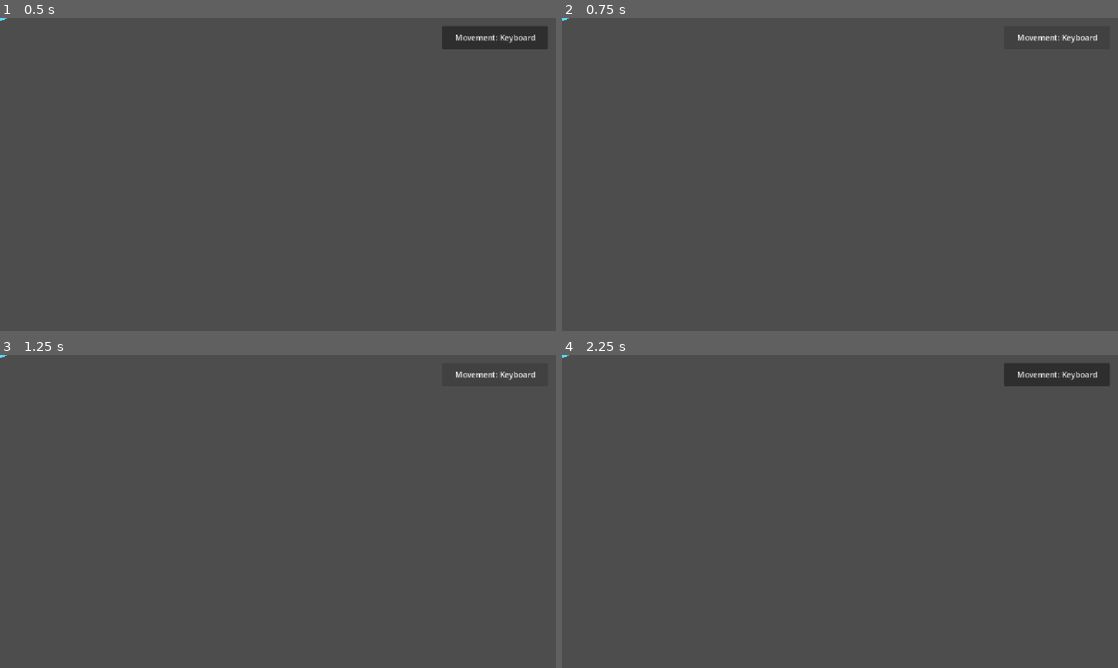
Above: before the commit, frames 1-4 (two rows, left to right).
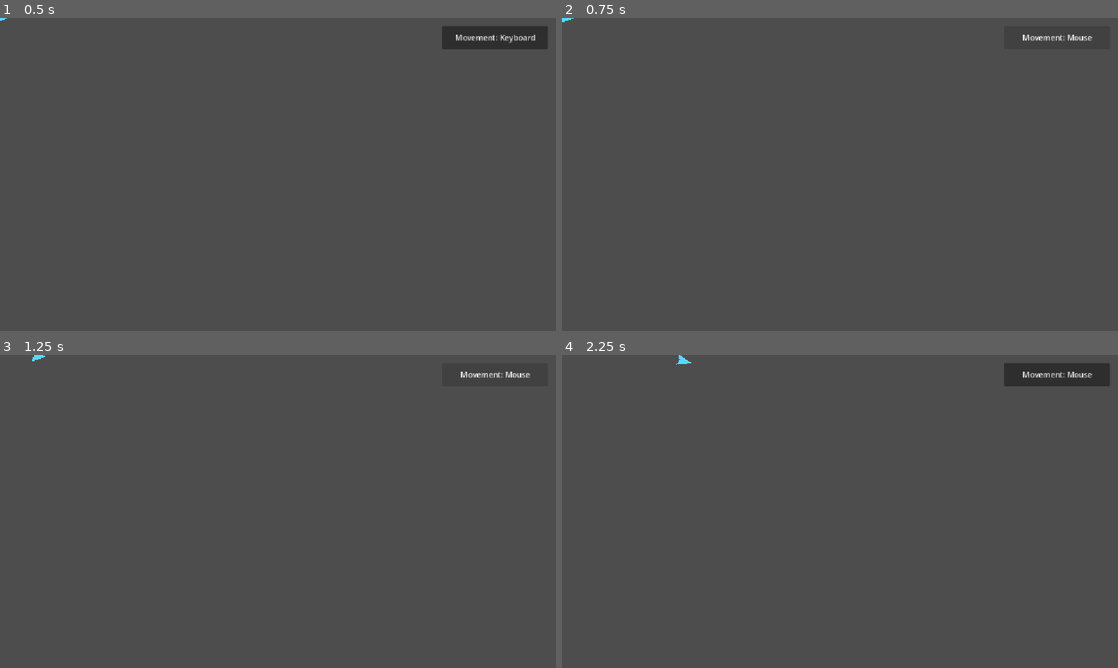
Above: after the commit, the same moments.

Repository: Bbran4/SpaceDelivery
Game: Godot game, scene res://scenes/player/player_ship.tscn
The game is run twice, just before and just after one commit, with the same random seed, the same clock (stepped at 60 frames per second) and the same inputs. The project has no main scene, so this scene is started directly.
Inputs (mouse positions are in pixels of both pictures, inside the frame that each line leads up to):
- Up to frame 1 (0.5 s): no input
- Up to frame 2 (0.75 s): click "Movement: Keyboard" at 0.5 s
- Up to frame 3 (1.25 s): no input
- Up to frame 4 (2.25 s): click "Movement: Keyboard" (after the commit: "Movement: Mouse") at 1.25 s; tap Enter at 2 s; move the mouse to (962, 495) at 2.02 s; hold D (right) from 2.03 s (still down)

Frame 1 is identical in both runs. In frame 2, 0.2% of the frame differs, in the area x 0-97%, y 0-8%; in frame 3, 0.2%; in frame 4, 0.2%.
Error before the commit: Parse Error: Too many arguments for "set_movement_input()" call. Expected at most 2 but received 3. (res://scripts/player_controller.gd:93)

Commit message:
Support boosted turn rate for mouse steering

Diff:
--- a/scripts/ship.gd
+++ b/scripts/ship.gd
@@ -49,6 +49,7 @@
 
 var _movement_input: Vector2 = Vector2.ZERO
 var _turn_input: float = 0.0
+var _turn_rate_multiplier: float = 1.0
 var _time_since_last_hit: float = 999999.0
 
 
@@ -71,25 +72,30 @@
 	move_and_slide()
 
 
-## Called by a player or enemy controller. Movement input is a direction
-## vector; turn input ranges from -1.0 (left) to 1.0 (right).
-func set_movement_input(direction: Vector2, turn: float = 0.0) -> void:
+## Called by a controller. Movement is a world-space direction vector;
+## turn ranges from -1.0 (left) to 1.0 (right).
+func set_movement_input(
+	direction: Vector2,
+	turn: float = 0.0,
+	turn_rate_multiplier: float = 1.0
+) -> void:
 	_movement_input = direction.limit_length(1.0)
 	_turn_input = clampf(turn, -1.0, 1.0)
+	_turn_rate_multiplier = maxf(turn_rate_multiplier, 0.0)
 
 
 ## Convenience method for steering toward a world-space point.
 ## Ships are assumed to face local +X (right) by default.
 func steer_toward_point(world_position: Vector2) -> float:
-	var to_target : Vector2 = world_position - global_position
+	var to_target: Vector2 = world_position - global_position
 	if to_target.is_zero_approx():
 		return 0.0
-	var angle_difference : float = wrapf(to_target.angle() - rotation, -PI, PI)
+	var angle_difference: float = wrapf(to_target.angle() - global_rotation, -PI, PI)
 	return clampf(angle_difference / deg_to_rad(maxf(turn_rate, 1.0)), -1.0, 1.0)
 
 
 func _apply_movement(delta: float) -> void:
-	rotation += deg_to_rad(turn_rate) * _turn_input * delta
+	rotation += deg_to_rad(turn_rate * _turn_rate_multiplier) * _turn_input * delta
 
 	if not _movement_input.is_zero_approx():
 		velocity += _movement_input * acceleration * delta
@@ -105,12 +111,12 @@
 		return
 
 	_time_since_last_hit = 0.0
-	var remaining_damage : float = amount
-	var shield_damage : float = minf(current_shield, remaining_damage)
+	var remaining_damage: float = amount
+	var shield_damage: float = minf(current_shield, remaining_damage)
 	current_shield -= shield_damage
 	remaining_damage -= shield_damage
 
-	var hull_damage : float = minf(current_hull, remaining_damage)
+	var hull_damage: float = minf(current_hull, remaining_damage)
 	current_hull -= hull_damage
 
 	shield_changed.emit(current_shield, max_shield)
@@ -127,9 +133,9 @@
 	if is_destroyed or amount <= 0.0:
 		return 0.0
 
-	var previous_hull : float = current_hull
+	var previous_hull: float = current_hull
 	current_hull = minf(max_hull, current_hull + amount)
-	var repaired_amount : float = current_hull - previous_hull
+	var repaired_amount: float = current_hull - previous_hull
 	if repaired_amount > 0.0:
 		hull_changed.emit(current_hull, max_hull)
 		repaired.emit(repaired_amount)
@@ -141,9 +147,9 @@
 	if is_destroyed or amount <= 0.0:
 		return 0.0
 
-	var previous_shield : float = current_shield
+	var previous_shield: float = current_shield
 	current_shield = minf(max_shield, current_shield + amount)
-	var restored_amount : float = current_shield - previous_shield
+	var restored_amount: float = current_shield - previous_shield
 	if restored_amount > 0.0:
 		shield_changed.emit(current_shield, max_shield)
 	return restored_amount
@@ -172,7 +178,7 @@
 
 
 func remove_item(item: Variant) -> bool:
-	var index : int = inventory.find(item)
+	var index: int = inventory.find(item)
 	if index == -1:
 		return false
 	inventory.remove_at(index)
@@ -189,7 +195,7 @@
 
 	module_slots[slot_index] = module
 	if module.category == ShipModule.Category.WEAPON and module.weapon_scene != null:
-		var weapon_instance : Node = module.weapon_scene.instantiate()
+		var weapon_instance: Node = module.weapon_scene.instantiate()
 		if weapon_instance is Node:
 			add_child(weapon_instance)
 			weapon_instances.append(weapon_instance)
@@ -201,7 +207,7 @@
 	if slot_index < 0 or slot_index >= module_slots.size():
 		return null
 
-	var module := module_slots[slot_index]
+	var module: ShipModule = module_slots[slot_index]
 	if module == null:
 		return null
 
